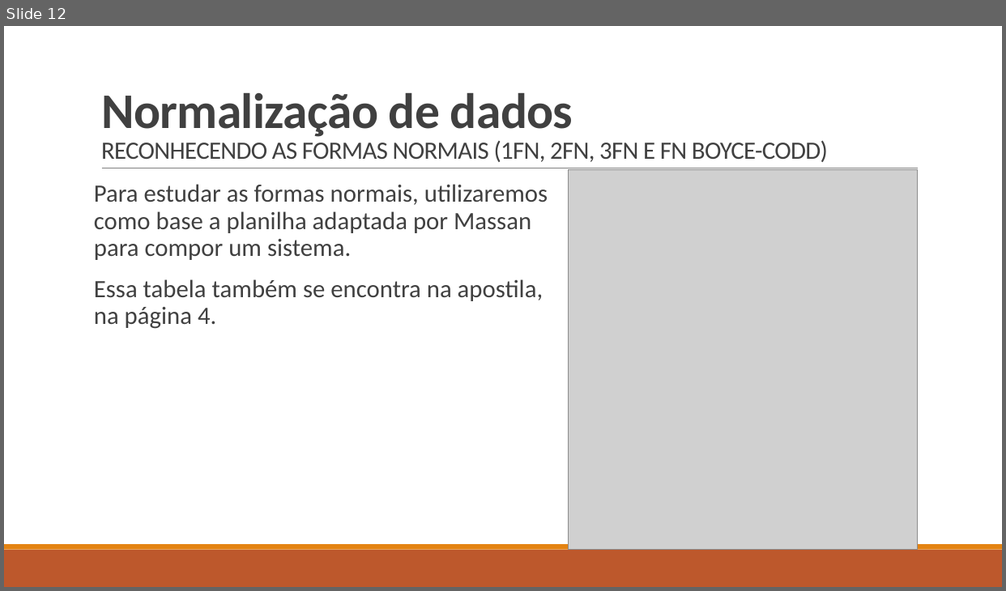
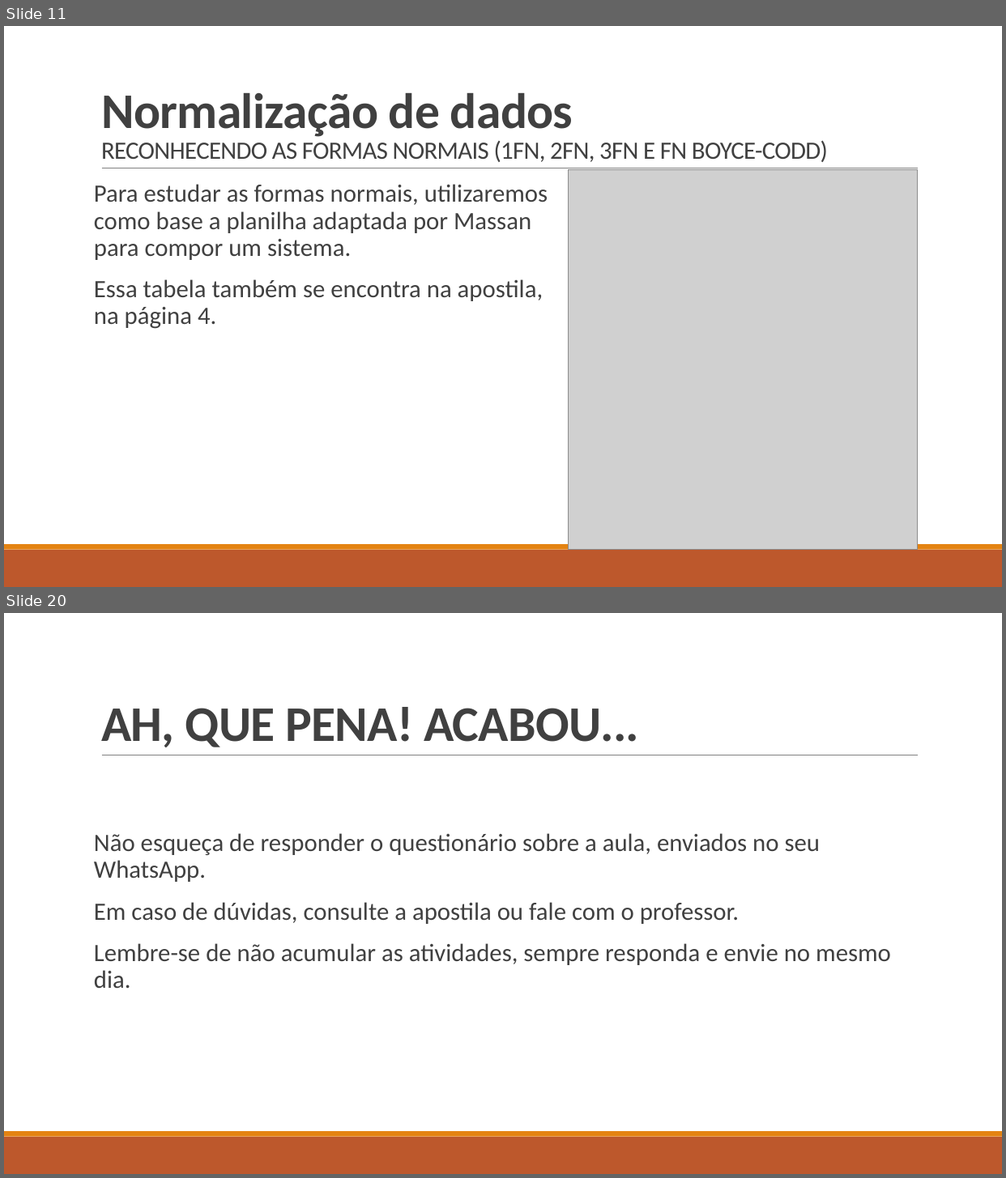
Before and after one commit to LucasHerculanoAmaro/Minhas-Aulas, a slide deck: Euripedes Simões de Paula/Banco de Dados/Aula 6/Normalização de dados.pptx. Shown one above the other, each under a label of ours: slide 12 before the commit, slides 11 and 20 after it; the slides between them are not shown. The pictures are 1006x591 and 1006x1178 pixels, drawn with LibreOffice and Linux fonts; fonts in the diff are those of the drawing; grey boxes stand for pictures. Boxes give left, top, right and bottom in pixels: in the first picture for what was removed or moved away, otherwise in the second. Text is boxed around its words. In the diff, an @@ line names an element or a change of style, - is before the commit and + after.

Commit message:
Adicionando aula 6 de Banco de Dados

```diff
--- a/Euripedes Simões de Paula/Banco de Dados/Aula 6/Normalização de dados.pptx
+++ b/Euripedes Simões de Paula/Banco de Dados/Aula 6/Normalização de dados.pptx
@@ slide 20 added at box(4, 613, 1002, 1174), background #FFFFFF; not listed: 3 template elements that a slide beside it also shows @@
@@ title added at box(101, 707, 639, 747), 48 pt, text #404040, bold @@
+AH, QUE PENA! ACABOU...
@@ text added at box(94, 833, 891, 988), 24 pt, text #404040 @@
+Não esqueça de responder o questionário sobre a aula, enviados no seu WhatsApp.
+Em caso de dúvidas, consulte a apostila ou fale com o professor.
+Lembre-se de não acumular as atividades, sempre responda e envie no mesmo dia.
@@ what was slide 12 is now slide 11 @@
```
Also in this commit, not shown: 1 slide changed, 7 other slides added, 1 slide removed, 9 other files.
